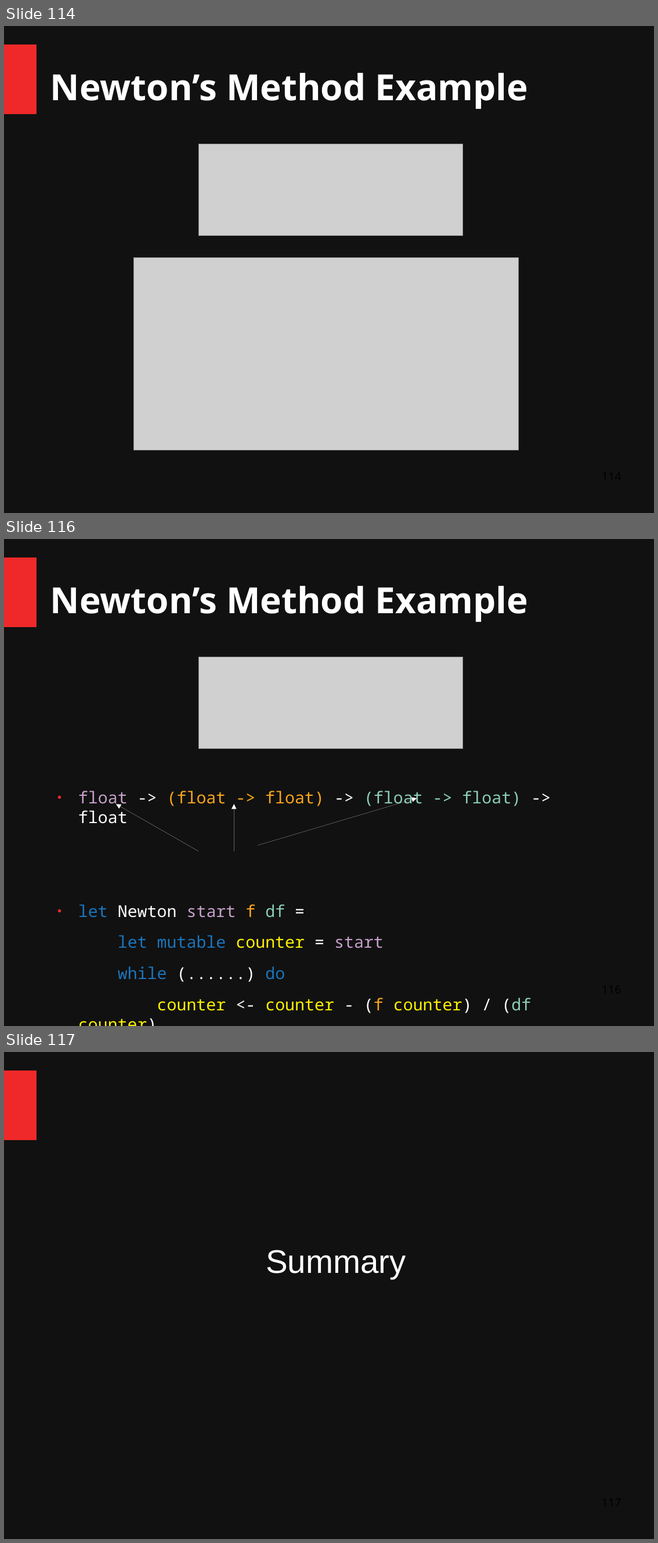
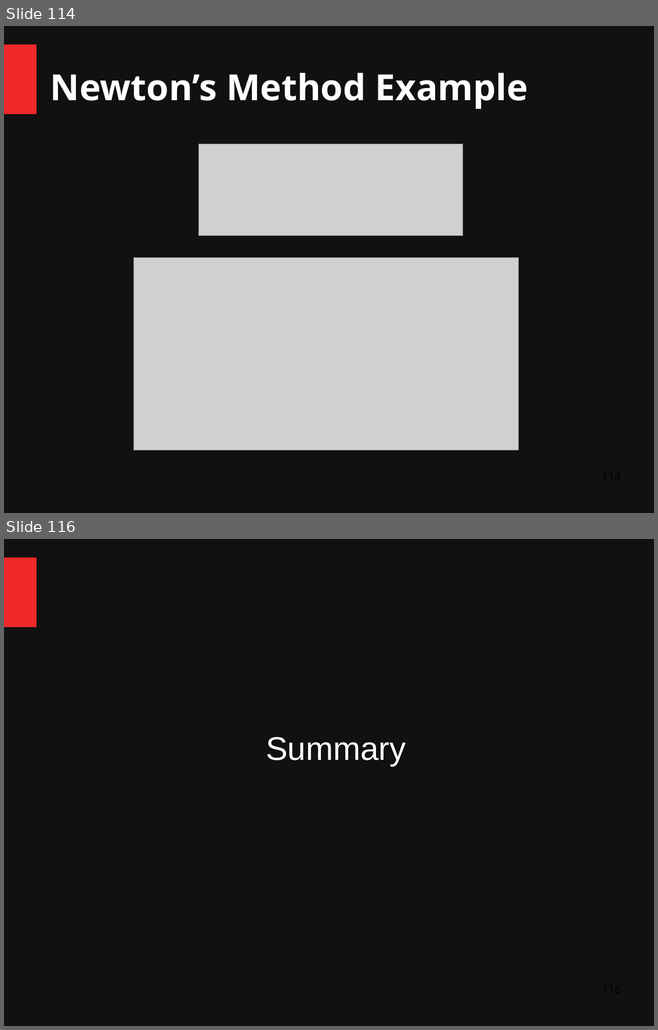
Before and after one commit to ChangHaiBin/FSharpPowerPoint, a slide deck: FSharp Talk Dark3.odp. Shown one above the other, each under a label of ours: slides 114, 116 and 117 before the commit, slides 114 and 116 after it; the slides between them are not shown. The pictures are 658x1543 and 658x1030 pixels, drawn with LibreOffice and Linux fonts; fonts in the diff are those of the drawing; grey boxes stand for pictures. Boxes give left, top, right and bottom in pixels: in the first picture for what was removed or moved away, otherwise in the second. Text is boxed around its words. In the diff, an @@ line names an element or a change of style, - is before the commit and + after.

```diff
--- a/FSharp Talk Dark3.odp
+++ b/FSharp Talk Dark3.odp
@@ slide 116 removed at bbox=[4, 539, 654, 1026], background #111111; not listed: 1 template element that a slide beside it also shows @@
@@ title removed at bbox=[50, 585, 528, 622] @@
-Newton’s Method Example
@@ picture removed at bbox=[198, 657, 463, 749] @@
@@ text removed at bbox=[78, 791, 531, 1013] @@
-● float -> (float -> float) -> (float -> float) -> float
-● let Newton start f df =
-let mutable counter = start
-while (......) do
-counter <- counter - (f counter) / (df counter)
@@ arrow removed from (257, 845) to (416, 798) @@
@@ arrow removed from (198, 852) to (116, 804) @@
@@ arrow removed from (234, 852) to (234, 804) @@
@@ what was slide 117 is now slide 116 @@
```
Also in this commit, not shown: 7 slides changed, 1 other file.
